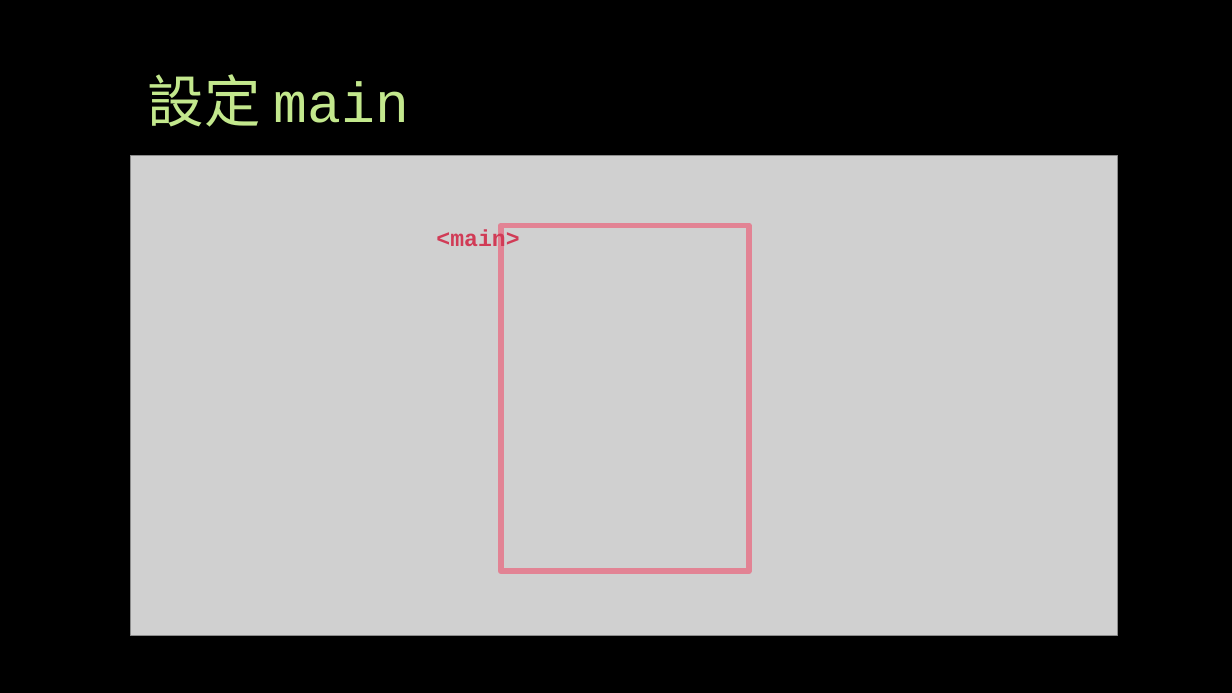
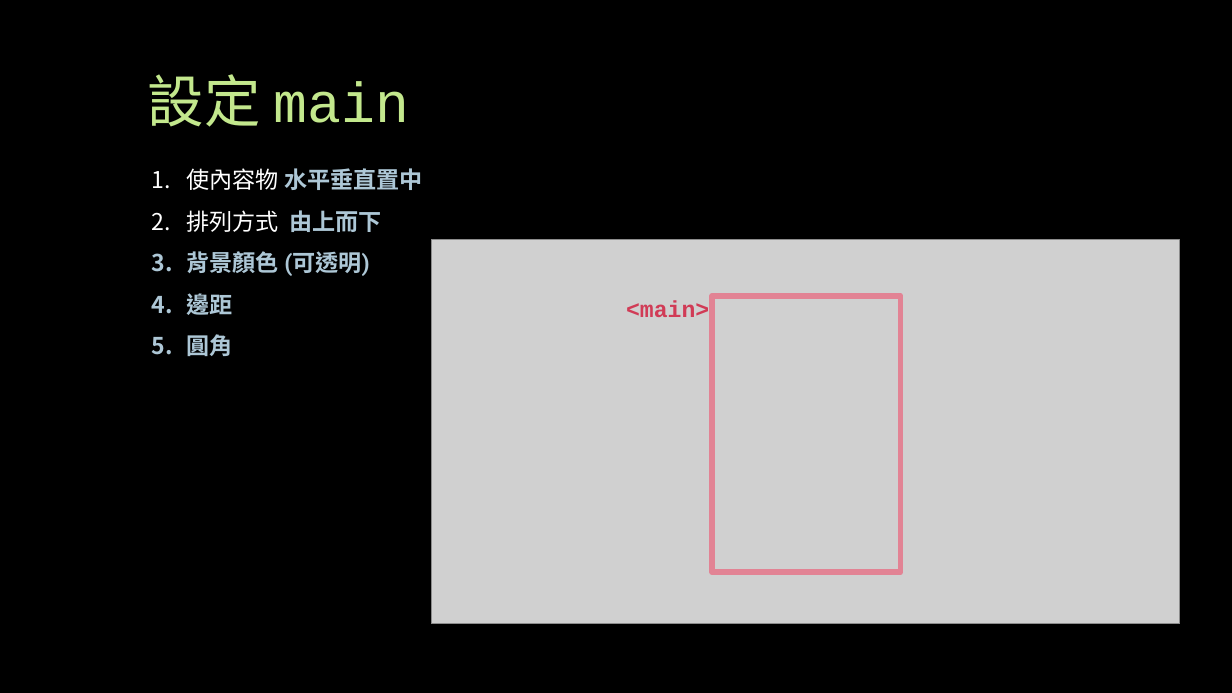
Before and after one commit to Alicexdcw/FrontEndTutorial, a slide deck: slide 32 of sidle-project-porfit.pptx (slide 28 before the commit). Drawn at 1232x693 pixels with LibreOffice and Linux fonts; fonts in the diff are those of the drawing; grey boxes stand for pictures. Boxes give left, top, right and bottom in pixels: in the first picture for what was removed or moved away, otherwise in the second. Text is boxed around its words. In the diff, an @@ line names an element or a change of style, - is before the commit and + after.

```diff
--- a/sidle-project-porfit.pptx
+++ b/sidle-project-porfit.pptx
@@ text added at (187,168,423,360), 18 pt, text #ADC7D6, bold @@
+1. 使內容物 水平垂直置中
+2. 排列方式 由上而下
+3. 背景顏色 (可透明)
+4. 邊距
+5. 圓角
@@ picture: place and size @@
-picture at (130,155,1117,636)
+picture at (432,239,1180,624)
@@ text "<main>" rewrapped from (436,229,519,253) to (626,300,709,317) @@
@@ rectangle: place and size @@
-rectangle at (501,226,750,571)
+rectangle at (713,296,901,572)
```
Also in this commit, not shown: 6 other slides changed, 15 slides added, 1 slide removed, 3 other files.
